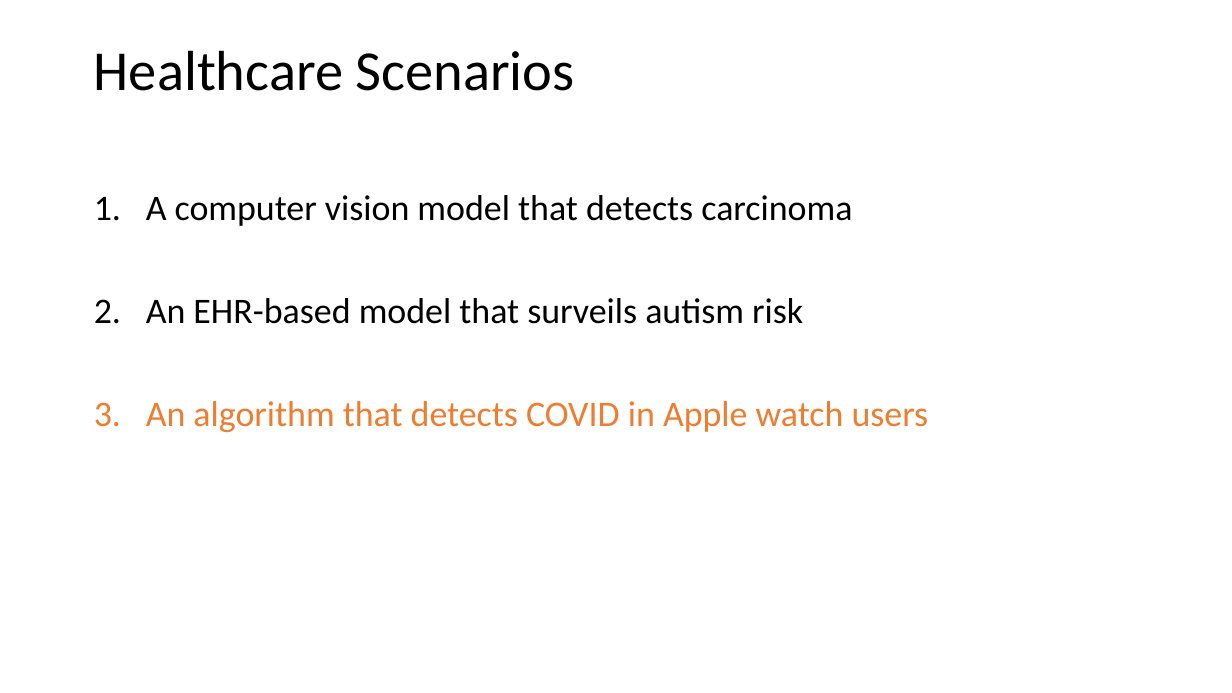
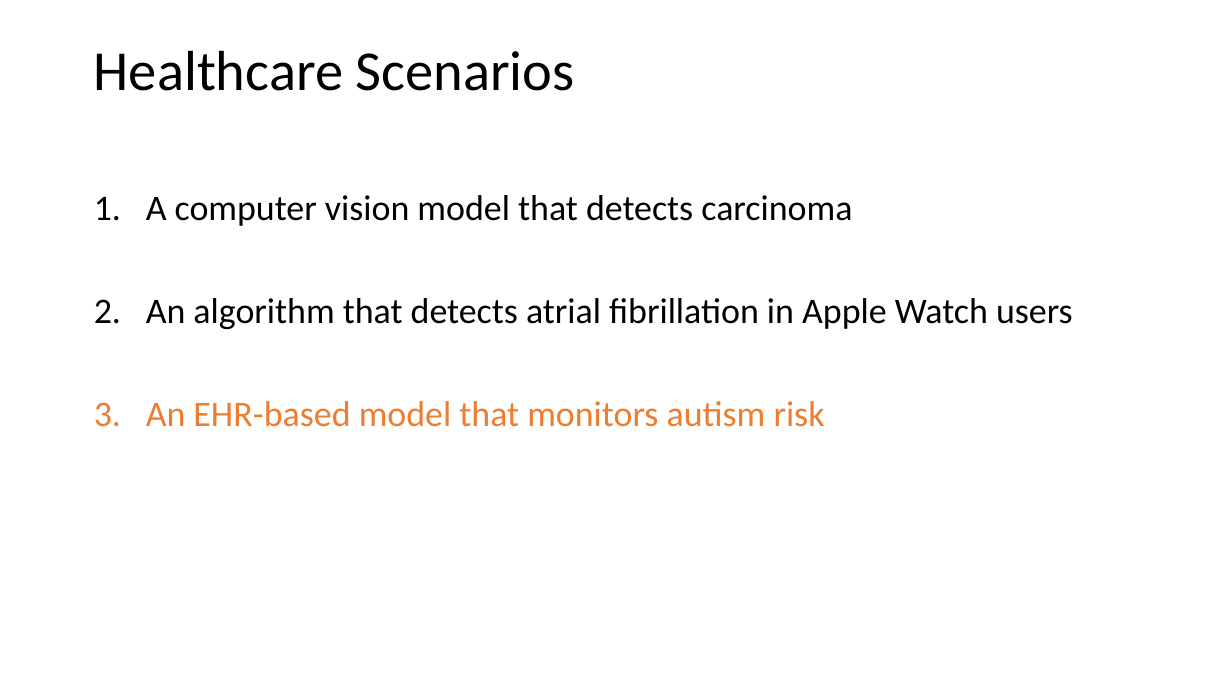
Before and after one commit to mengelhard/mmci_applied_ds, a slide deck: slide 26 of lectures/ll3.pptx (slide 13 before the commit). Drawn at 1232x693 pixels with LibreOffice and Linux fonts; fonts in the diff are those of the drawing. Boxes give left, top, right and bottom in pixels: in the first picture for what was removed or moved away, otherwise in the second. Text is boxed around its words. In the diff, an @@ line names an element or a change of style, - is before the commit and + after.

```diff
--- a/lectures/ll3.pptx
+++ b/lectures/ll3.pptx
@@ text at bbox=[146, 298, 1073, 427]: text changed; text colour #ED7D31 to #000000 @@
-2. An EHR-based model that surveils autism risk
-3. An algorithm that detects COVID in Apple watch users
+2. An algorithm that detects atrial fibrillation in Apple Watch users
+3. An EHR-based model that monitors autism risk
```
Also in this commit, not shown: 4 other slides changed, 23 slides added, 4 slides removed, 1 other file.
